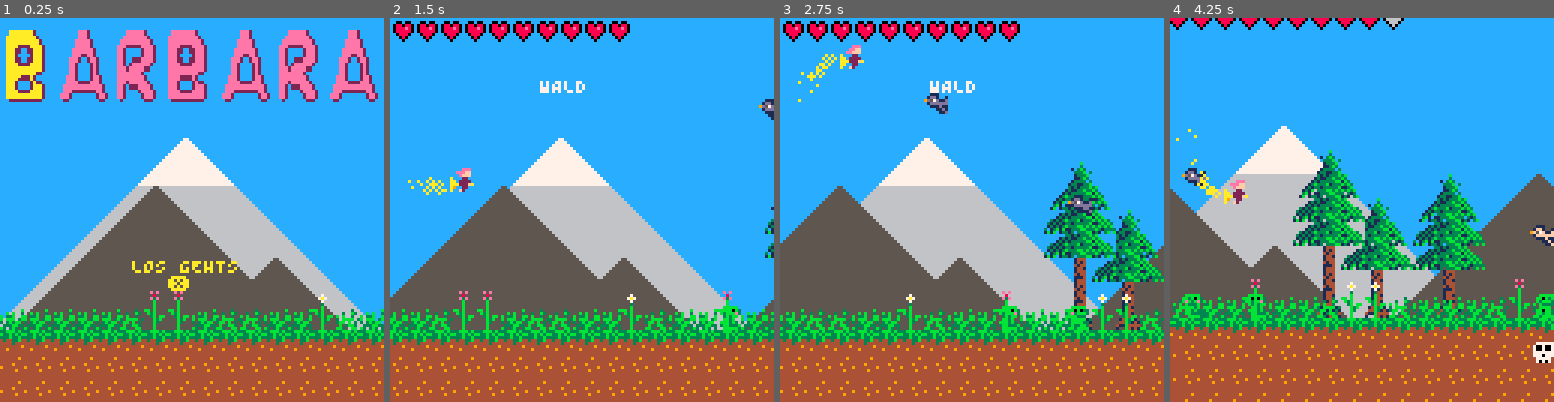
Above: before the commit, frames 1-4 (left to right).
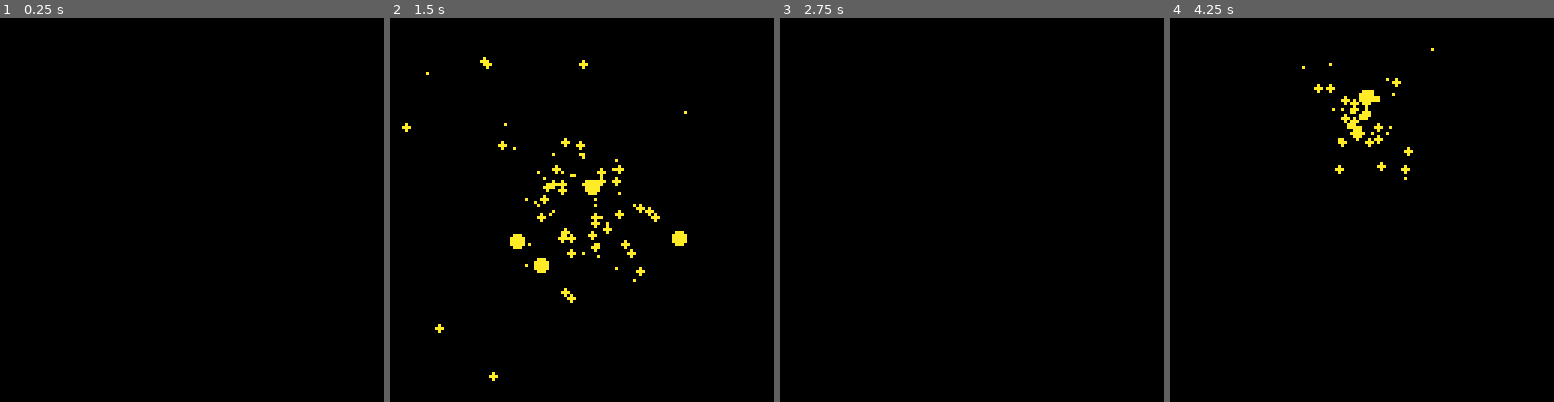
Above: after the commit, the same moments.

Repository: theGEBIRGE/BARBARA
Game: PICO-8 cartridge barbara.p8
Two runs of this game, one before a commit and one after it. Both use one fixed random seed, a clock stepped at 60 frames per second and the inputs below.
Inputs:
- Up to frame 1 (0.25 s): no input
- Up to frame 2 (1.5 s): tap X (X key) at 0.33, 1.07 s
- Up to frame 3 (2.75 s): tap X (X key) at 1.85 s; hold Up 2.15-2.42 s
- Up to frame 4 (4.25 s): tap X (X key) at 2.97, 4.08 s; hold Down 3.63-3.97 s

The runs differ from the first frame. In frame 1, 100% of the frame differs, in the area x 0-100%, y 0-100%; in frame 2, 99%; in frame 3, 99%; in frame 4, 99%.

Commit message:
Add music to title screen

Diff:
--- a/barbara.p8
+++ b/barbara.p8
@@ -7,7 +7,7 @@
 function _init()
   init_globals()
   init_objects()
-  change_scene("START")
+  change_scene("POST_CASTLE")
 end
 
 function init_globals()
@@ -17,6 +17,13 @@
     ["FOREST"] = 0,
     ["CAVE"] = 16,
     ["CASTLE"] = 48,
+  }
+
+  ALL_MUSIC = {
+    ["START"] = 0,
+    -- ["FOREST"] = 2,
+    -- ["CAVE"] = 16,
+    -- ["CASTLE"] = 48,
   }
 
   MAX_HP = 10
@@ -196,8 +203,10 @@
   }
 
   scenes["POST_FOREST"] = {
-    irisd = -1,
-    irisi = 92,
+    init = function(self)
+      self.irisd = -1
+      self.irisi = 92
+    end,
     update = function(self)
       if (self.irisi == 0) change_scene("PRE_CAVE")
     end,
@@ -209,9 +218,9 @@
   }
 
   scenes["PRE_CAVE"] = {
-    irisd = 1,
-    irisi = 0,
     init = function(self)
+      self.irisd = 1
+      self.irisi = 0
       w.x = 8
       w.y = 60
     end,
@@ -1124,6 +1133,11 @@
 end
 
 function change_scene(next_scene)
+  music(-1, 3000)
+
+  --fade next music in
+  if (ALL_MUSIC[next_scene]) music(ALL_MUSIC[next_scene], 5000)
+
   -- initialize the state if a function is provided.
   if(scenes[next_scene].init) then
     scenes[next_scene]:init()
@@ -1266,14 +1280,14 @@
 016666660166666601666666eeee2222eeee200000000eeeee2000000eee22222eeee20000000000000000000000000000000000000000000000000000000000
 001111110011161100111661eee220022eee20000000eeeeeee200000ee2000002eee20000000000000000000000000000000000000000000000000000000000
 000116100000116100001116eee200002eee20000000eee22ee200000ee2000002eee20000000000000000000000000000000000000000000000000000000000
-000016100000011600000011eee220022eee2000000eee2002ee20000ee200222eeee20000000000000000000000000000000000000000000000000000000000
-000000000000000000000000eeee2222eeee2000000ee200002e20000ee202eeeeee200000000000000000000000000000000000000000000000000000000000
-777777777771717777717177eeeeeeeeeeee2000000ee200002e20000eee2eeeee22000000000000000000000000000000000000000000000000000000000000
-777777777178187177781877eeeeeeeeee220000000ee200002e20000eeeeeeee200000000000000000000000000000000000000000000000000000000000000
-777171777111111171111111eeee2222e200000000eee200002ee2000eeeeeeeee20000000000000000000000000000000000000000000000000000000000000
-717818717111111171111111eee200002e22000000eeee2222eee2000eee2eeeeee2000000000000000000000000000000000000000000000000000000000000
-711111117771117771711171eee200002eee20000eeeeeeeeeeeee200ee20222eeee200000000000000000000000000000000000000000000000000000000000
-711111117777177777771777eeee2222eeee20000eee22222222ee200ee200002eeee20000000000000000000000000000000000000000000000000000000000
+000016100000011600000011eee220000eee2000000eee2002ee20000ee200002eeee20000000000000000000000000000000000000000000000000000000000
+000000000000000000000000eeee2000eeee2000000ee200002e20000ee200eeeeee200000000000000000000000000000000000000000000000000000000000
+777777777771717777717177eeeeeeeeeeee2000000ee200000e20000eeeeeeeee22000000000000000000000000000000000000000000000000000000000000
+777777777178187177781877eeeeeeeeee220000000ee200000e20000eeeeeeee200000000000000000000000000000000000000000000000000000000000000
+777171777111111171111111eeee2222e200000000eee20000eee2000eeeeeeeee20000000000000000000000000000000000000000000000000000000000000
+717818717111111171111111eee200002e22000000eeeeeeeeeee2000eee2eeeeee2000000000000000000000000000000000000000000000000000000000000
+711111117771117771711171eee200000eee20000eeeeeeeeeeeee200ee20222eeee200000000000000000000000000000000000000000000000000000000000
+711111117777177777771777eeee0000eeee20000eee22222222ee200ee200002eeee20000000000000000000000000000000000000000000000000000000000
 717111717777777777777777eeeeeeeeeeee2000eee2000000002ee20ee2000002eee20000000000000000000000000000000000000000000000000000000000
 77771777777777777777777702222222222200000220000000000220002000000022200000000000000000000000000000000000000000000000000000000000
 77bbbbb77bbbbb777bbbbb7700000000000000000000000000000000000000000000000000000000000000000000000000000000000000000000000000000000
Not shown, changed: the music (__music__) section of barbara.p8
Not shown, changed: the sound effects (__sfx__) section of barbara.p8
